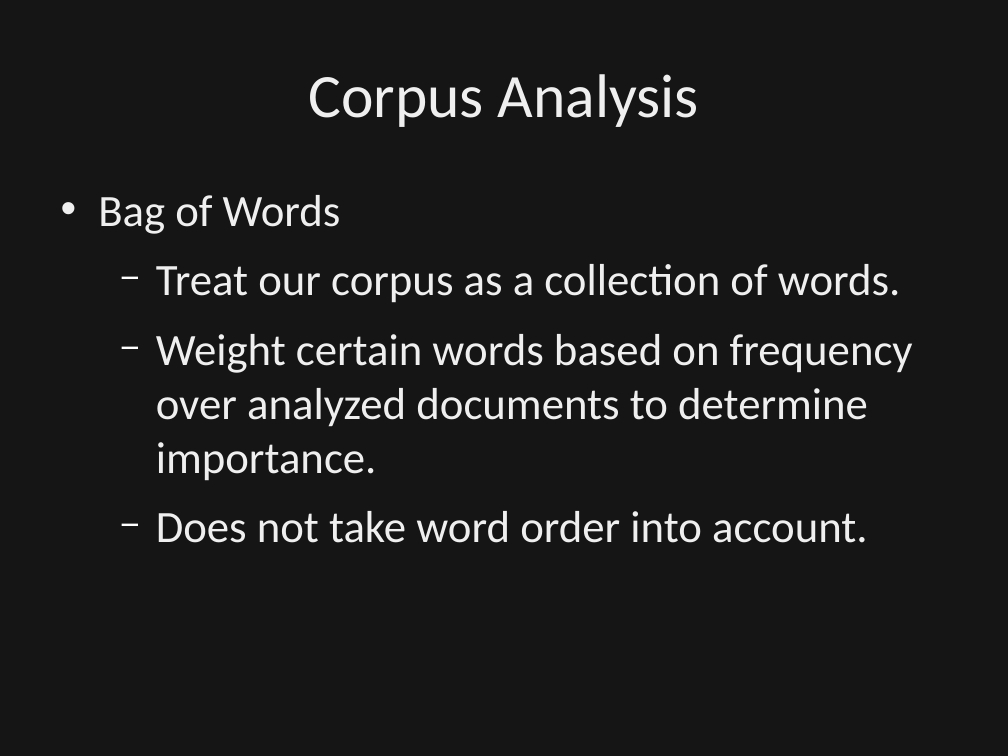
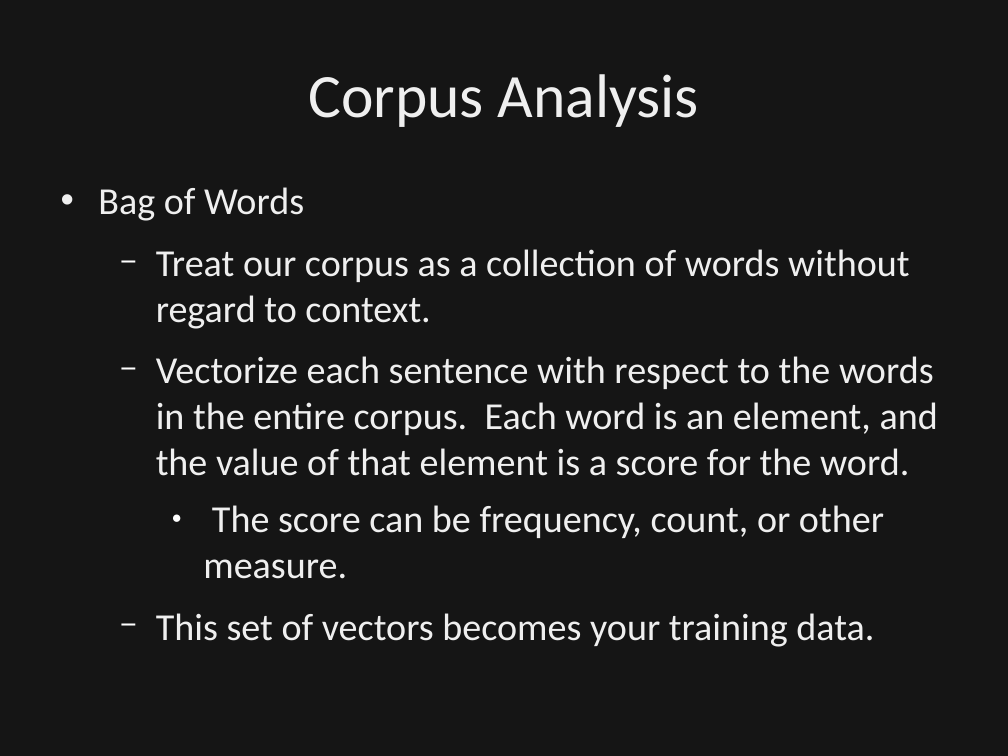
Before and after one commit to dbowmans46/PracticalProgramming, a slide deck: slide 53 of Session 7 - Python/Instructional Material/Session 7 - Python Brief Intro to NLP.odp. Drawn at 1008x756 pixels with LibreOffice and Linux fonts; fonts in the diff are those of the drawing; background and template pictures are left out; a plain dark background stands for a picture behind light text. Boxes give left, top, right and bottom in pixels: in the first picture for what was removed or moved away, otherwise in the second. Text is boxed around its words. In the diff, an @@ line names an element or a change of style, - is before the commit and + after.

Commit message:
Added layout for corpus analysis.  Added slides to clarify bag of words scoring, slides that describe Word2Vec, and slides that describe GloVe.  Noralized styling of slides and added references for word embedding.

```diff
--- a/Session 7 - Python/Instructional Material/Session 7 - Python Brief Intro to NLP.odp
+++ b/Session 7 - Python/Instructional Material/Session 7 - Python Brief Intro to NLP.odp
@@ text at [98,187,304,221]: size 32 to 27.2 pt in "Bag of Words"; line spacing 1 to 0.9 @@
@@ text at [156,249,938,647]: text changed; size 32 to 27.2 pt @@
-  − Treat our corpus as a collection of words.
-  − Weight certain words based on frequency over analyzed documents to determine importance.
-  − Does not take word order into account.
+  − Treat our corpus as a collection of words without regard to context.
+  − Vectorize each sentence with respect to the words in the entire corpus. Each word is an element, and the value of that element is a score for the word.
+    ● The score can be frequency, count, or other measure.
+  − This set of vectors becomes your training data.
```
Also in this commit, not shown: 8 other slides changed, 5 slides added, 1 other file.
